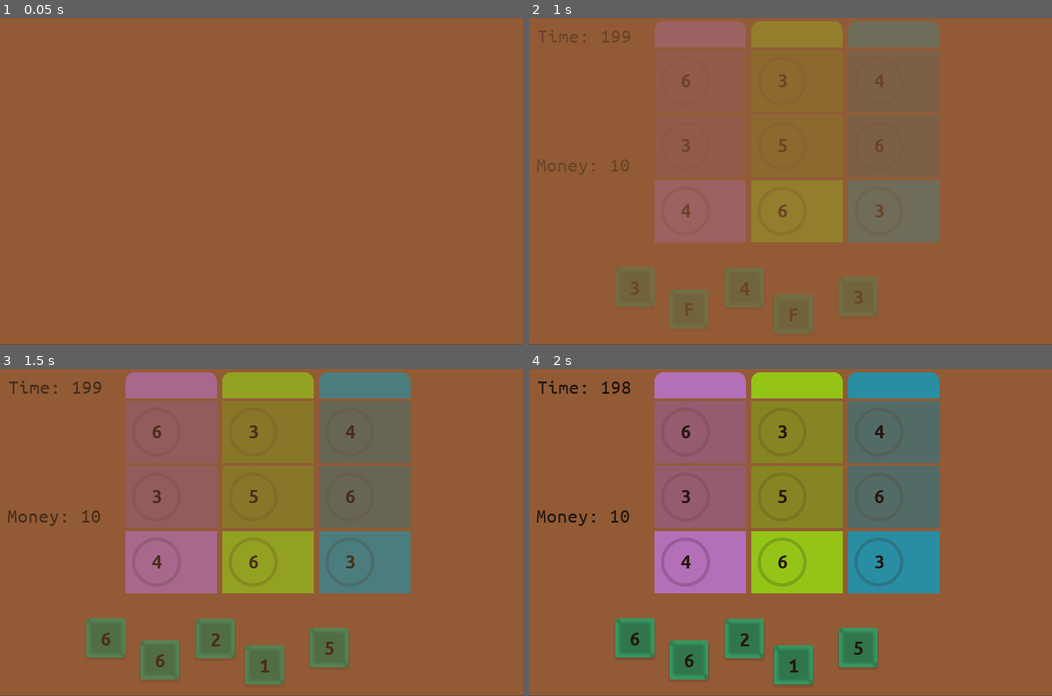
Above: before the commit, frames 1-4 (two rows, left to right).
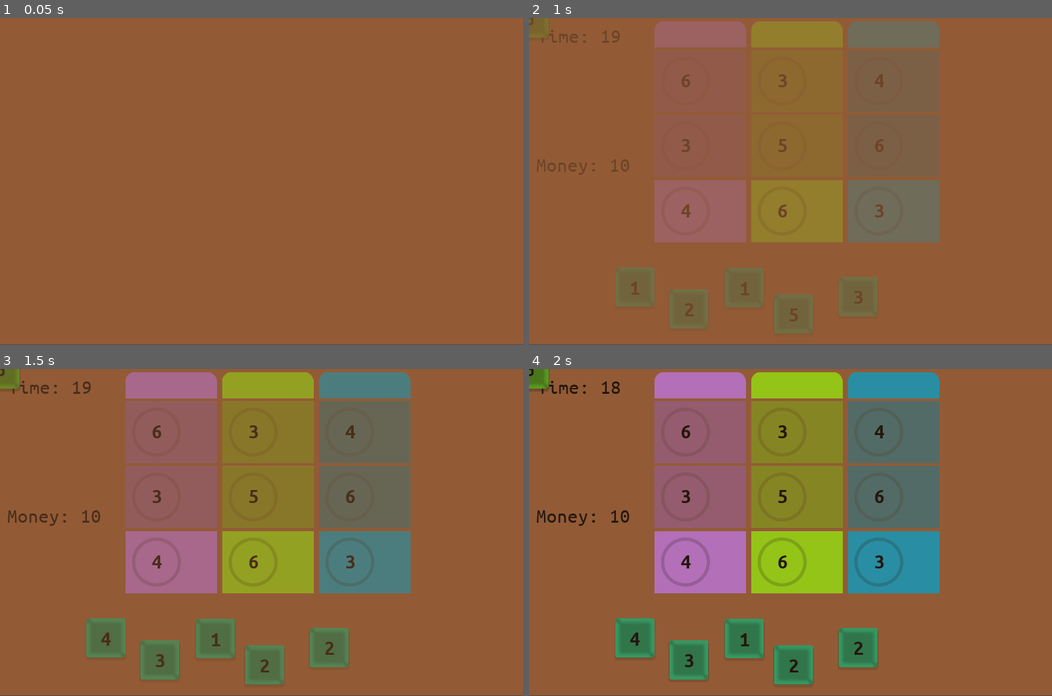
Above: after the commit, the same moments.

Repository: matzebond/DiceRepair
Game: Godot game, scene res://scenes/screens/RootNode.tscn
Same seed, same stepped clock (60 frames per second), same inputs: the game is played once before the commit and once after it.
Inputs (mouse positions are in pixels of both pictures, inside the frame that each line leads up to):
- Up to frame 1 (0.05 s): no input
- Up to frame 2 (1 s): tap Enter at 0.5 s; drag from (633, 286) to (701, 80) at 0.52 s
- Up to frame 3 (1.5 s): drag from (162, 660) to (172, 431) at 1.27 s
- Up to frame 4 (2 s): no input

Frame 1 is identical in both runs. In frame 2, 0.2% of the frame differs, in the area x 0-52%, y 0-93%; in frame 3, 0.4%; in frame 4, 0.5%, in the area x 0-64%, y 0-93%.

Commit message:
Pass dice to sceen

Diff:
--- a/scenes/die/Die.gd
+++ b/scenes/die/Die.gd
@@ -1,13 +1,26 @@
 extends Sprite
+
+# static shit
+
+
+static func D6(col = null):
+    if not col:
+        col = random_color()
+    return [load("res://assets/img/dice/dice_quad.png"), [1,2,3,4,5,6], col]
+
+static func random_color():
+    return Color(randf(),randf(), randf(), 1)
+
 
 
 enum {Default, Taken, Snapping, Dragging, Rolling}
-var state
+var state = Default
 # Declare member variables here. Examples:
 onready var label = $Label
 
 signal undrop_item(die)
 
+var sprite
 var faces = []
 var face_index
 var rng = RandomNumberGenerator.new()
@@ -20,14 +33,26 @@
 var last_roll_time = -1
 const ANIM_ROLLS = 20
 
+#func _init():
+
+
+func init(sprite, faces, col):
+    self.texture = sprite
+    self.faces = faces
+    self.modulate = col
+    return self
+
 func _ready():
-    faces = [1, 2, 3, 4, 5, 6, "F"]
     rng.randomize()
-    roll()
+    if not faces or faces.empty():
+        faces = [1, 2, 3, 4, 5, 6]
+        roll()
+
 
 func _process(delta):
     if state == Snapping and self.position == pre_drag_pos:
         state = Default
+
 
 func _unhandled_input(event):
     if event is InputEventMouseMotion and state == Dragging:
--- a/scenes/jobs/JobStep.gd
+++ b/scenes/jobs/JobStep.gd
@@ -59,8 +59,12 @@
 
 func is_done():
     job.current_step_done()
+
     get_tree().current_scene.active_scene.add_money(money_reward)
-    pass
+
+    self.queue_free()
+    for die in dice:
+        die.queue_free()
 
 func _on_DropArea_drop_item(die):
     dice.push_back(die)
--- a/scenes/screens/GameScene.gd
+++ b/scenes/screens/GameScene.gd
@@ -1,4 +1,5 @@
 extends Node2D
+const Die = preload("res://scenes/die/Die.tscn")
 
 signal money_changed(money)
 
@@ -12,11 +13,18 @@
     time = 0
 
 
-func start_scene():
+func start_scene(dice):
     game_running = true
-    time = 200
+    time = 20
     emit_signal("money_changed", money)
-    pass
+    for die in dice:
+        var die_inst = Die.instance().init(die[0], die[1], die[2])
+        self.add_die(die_inst)
+
+
+func add_die(die):
+    self.add_child(die)
+    die.roll()
 
 
 func get_next_scene():
--- a/scenes/screens/RootNode.gd
+++ b/scenes/screens/RootNode.gd
@@ -1,4 +1,6 @@
 extends Node2D
+
+const Dice = preload("res://scenes/die/Die.gd")
 
 var dragging_die = false
 
@@ -9,6 +11,7 @@
     "Upgrade": UpgradeScene,
    }
 var active_scene
+var dice = [Dice.D6(), Dice.D6()]
 
 
 func _ready():
@@ -26,7 +29,7 @@
     # instance and add new
     active_scene = Scene.instance()
     add_child(active_scene)
-    active_scene.start_scene()
+    active_scene.start_scene(dice)
 
 func end_scene():
     active_scene.end_scene()
--- a/scenes/screens/ToolBench.gd
+++ b/scenes/screens/ToolBench.gd
@@ -3,4 +3,4 @@
 
 
 func _on_DropArea_drop_item(item):
-    item.taken()
+    item.taken_by_area()
--- a/scenes/screens/UpgradeScene.gd
+++ b/scenes/screens/UpgradeScene.gd
@@ -1,11 +1,20 @@
 extends Node2D
 
+const Die = preload("res://scenes/die/Die.tscn")
 
 func _on_StartButton_pressed():
     get_tree().current_scene.end_scene()
 
-func start_scene():
-    pass
+func start_scene(dice):
+    for die in dice:
+        var die_inst = Die.instance().init(die[0], die[1], die[2])
+        self.add_die(die_inst)
+
+
+func add_die(die):
+    self.add_child(die)
+    print(die.state)
+
 
 func end_scene():
     pass
